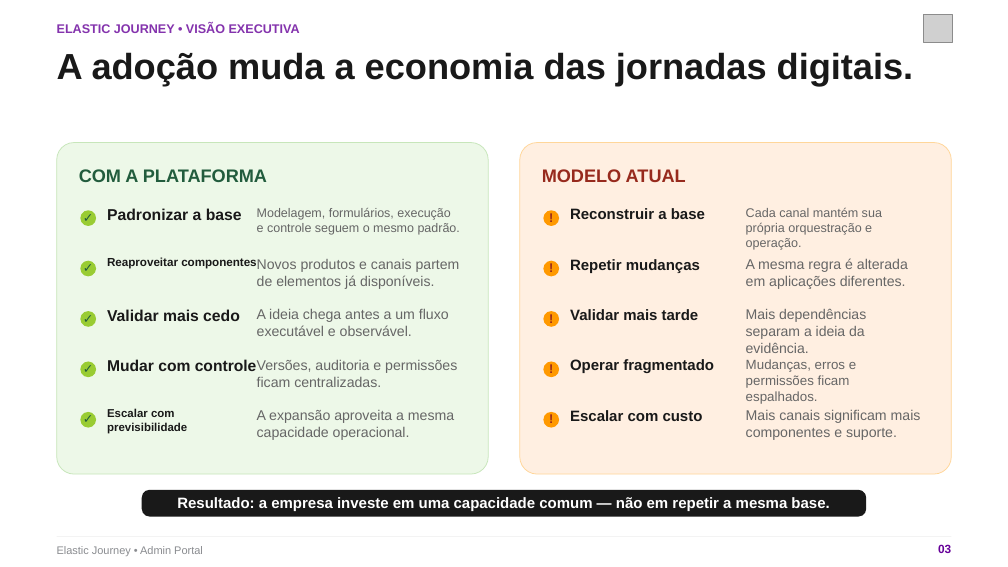
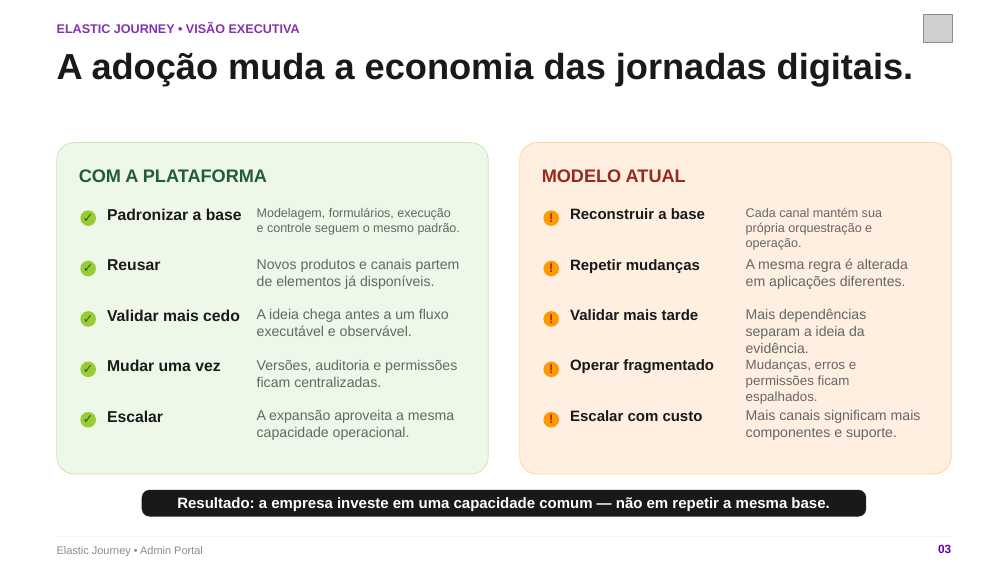
Before and after one commit to hermesnet-git/journey-admin, a slide deck: slide 3 of requisitos/Elastic_Journey_Apresentacao_Executiva_Vivo_V3_Adocao_Corporativa_15min.pptx. Drawn at 1008x567 pixels with LibreOffice and Linux fonts; fonts in the diff are those of the drawing; grey boxes stand for pictures. Boxes give left, top, right and bottom in pixels: in the first picture for what was removed or moved away, otherwise in the second. Text is boxed around its words. In the diff, an @@ line names an element or a change of style, - is before the commit and + after.

Commit message:
feat: update presentation content and terminology in Elastic Journey deck

```diff
--- a/requisitos/Elastic_Journey_Apresentacao_Executiva_Vivo_V3_Adocao_Corporativa_15min.pptx
+++ b/requisitos/Elastic_Journey_Apresentacao_Executiva_Vivo_V3_Adocao_Corporativa_15min.pptx
@@ text at bbox=[107, 259, 160, 270]: text changed; size 11.1 to 15 pt @@
-Reaproveitar componentes
+Reusar
@@ text at bbox=[107, 359, 220, 371]: text changed; size 14.9 to 15 pt @@
-Mudar com controle
+Mudar uma vez
@@ text at bbox=[107, 410, 163, 422]: text changed; size 10.9 to 15 pt @@
-Escalar com previsibilidade
+Escalar
```
Also in this commit, not shown: 1 other file.
